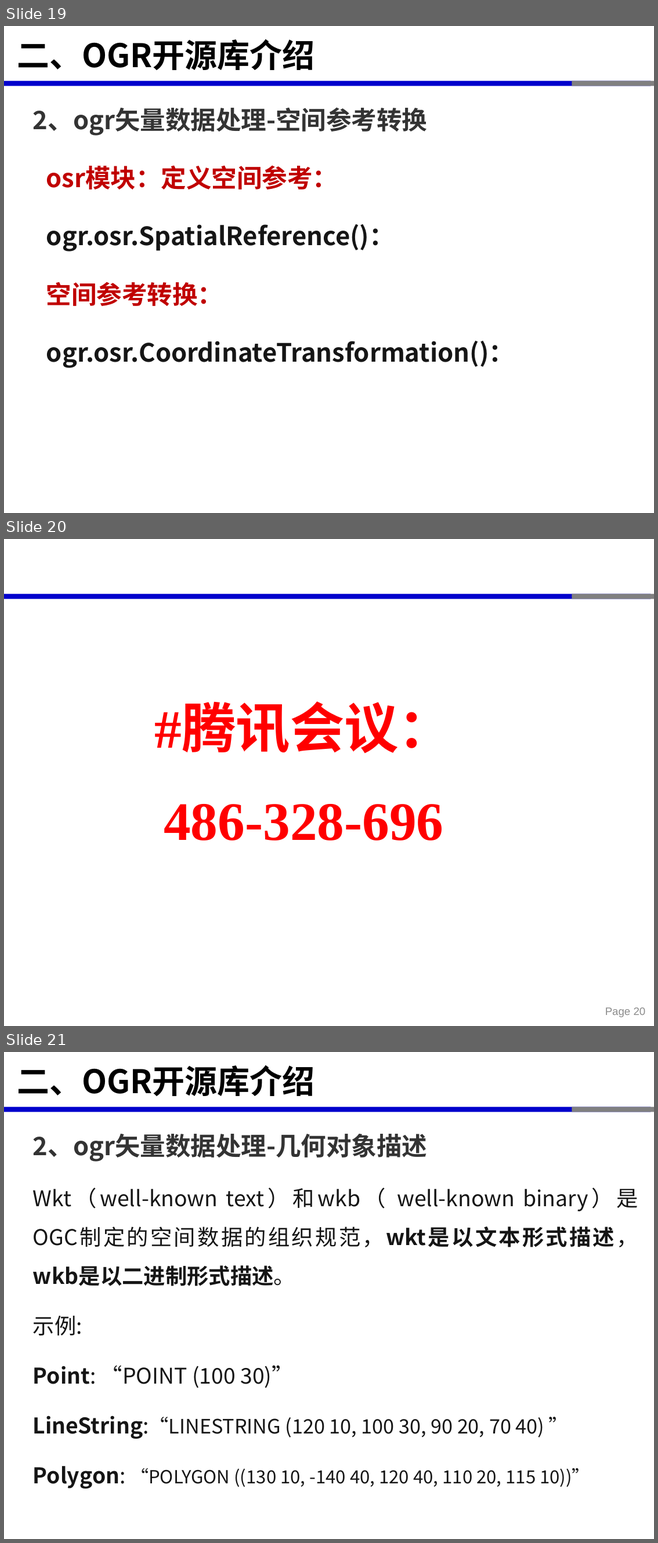
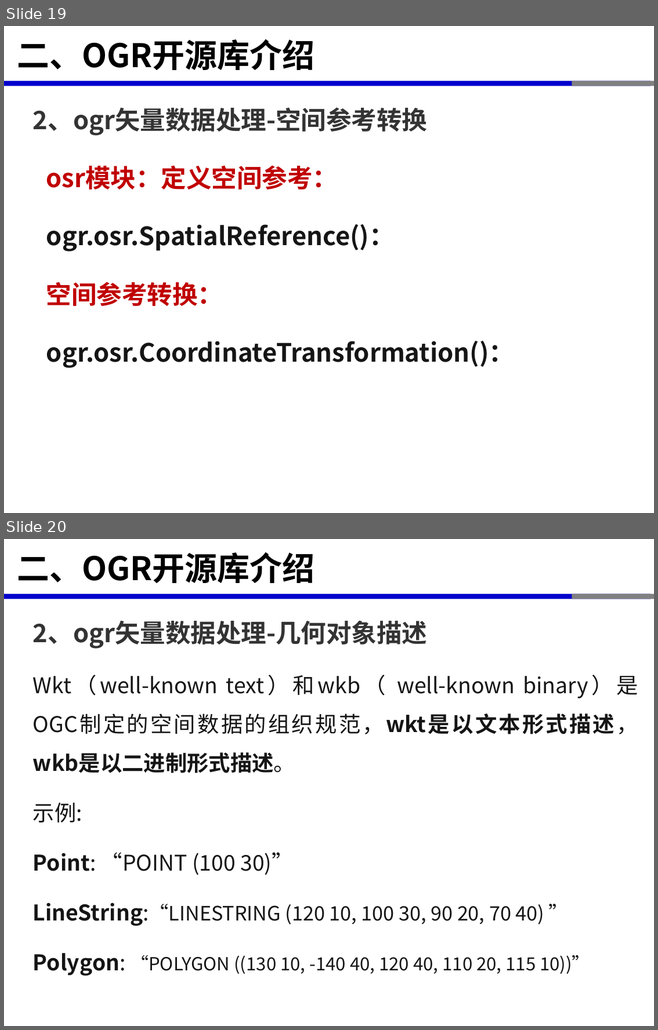
Before and after one commit to xinluo2018/open-source-gis-course, a slide deck: 第4章- OGR开源库及矢量数据处理-6课时/第4章-OGR开源库及矢量数据处理-8学时.pptx. Shown one above the other, each under a label of ours: slides 19, 20 and 21 before the commit, slides 19 and 20 after it. The pictures are 658x1543 and 658x1030 pixels, drawn with LibreOffice and Linux fonts; fonts in the diff are those of the drawing. Boxes give left, top, right and bottom in pixels: in the first picture for what was removed or moved away, otherwise in the second. Text is boxed around its words. In the diff, an @@ line names an element or a change of style, - is before the commit and + after.

```diff
--- a/第4章- OGR开源库及矢量数据处理-6课时/第4章-OGR开源库及矢量数据处理-8学时.pptx
+++ b/第4章- OGR开源库及矢量数据处理-6课时/第4章-OGR开源库及矢量数据处理-8学时.pptx
@@ slide 20 removed at (4, 539, 654, 1026), background #FFFFFF; not listed: 3 template elements that a slide beside it also shows @@
@@ text removed at (155, 706, 452, 841) @@
-#腾讯会议：
-486-328-696
@@ page number removed at (605, 1008, 645, 1017) @@
-Page 20
@@ what was slide 21 is now slide 20 @@
```
Also in this commit, not shown: 7 other files.
